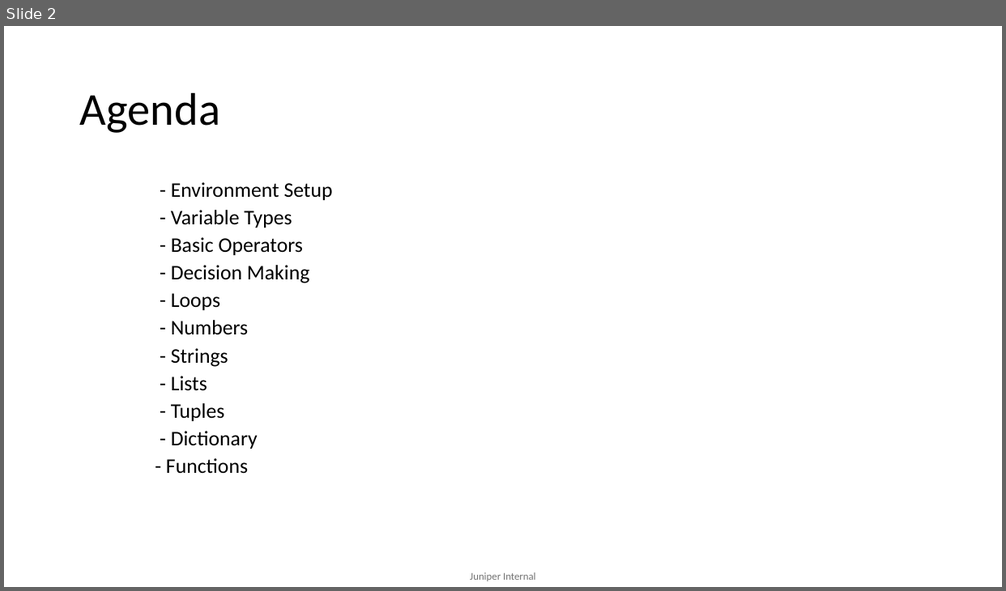
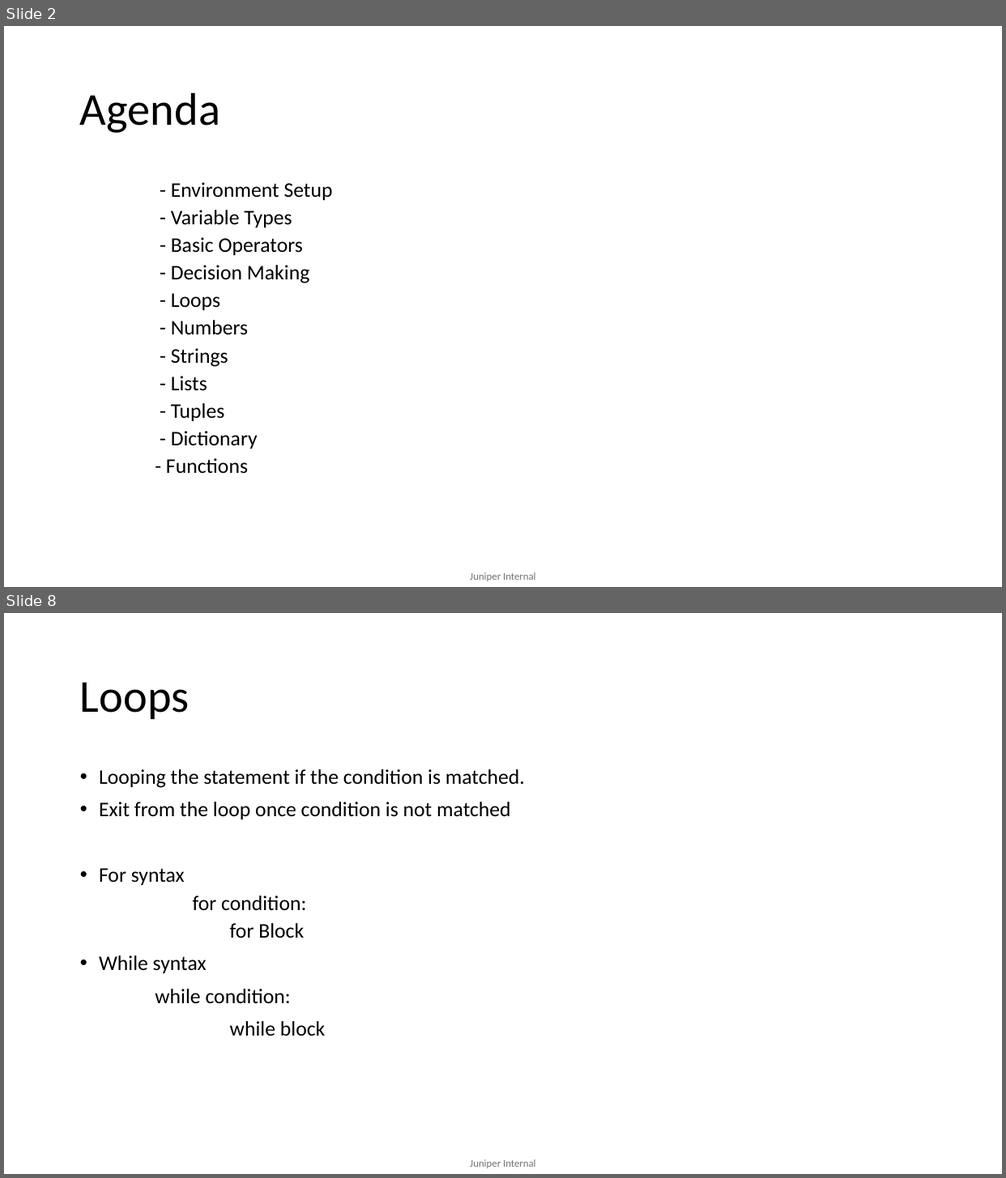
Before and after one commit to mdsathees/python, a slide deck: Python.pptx. Shown one above the other, each under a label of ours: slide 2 before the commit, slides 2 and 8 after it; the slides between them are not shown. The pictures are 1006x591 and 1006x1178 pixels, drawn with LibreOffice and Linux fonts; fonts in the diff are those of the drawing. Boxes give left, top, right and bottom in pixels: in the first picture for what was removed or moved away, otherwise in the second. Text is boxed around its words. In the diff, an @@ line names an element or a change of style, - is before the commit and + after.

```diff
--- a/Python.pptx
+++ b/Python.pptx
@@ slide 8 added at bbox=[4, 613, 1002, 1174], background #FFFFFF; not listed: 1 template element that a slide beside it also shows @@
@@ title added at bbox=[80, 682, 189, 719], 44 pt, text #000000 @@
+Loops
@@ text added at bbox=[99, 769, 525, 1036], 20 pt, text #000000 @@
+• Looping the statement if the condition is matched.
+• Exit from the loop once condition is not matched
+• For syntax
+  for condition:
+    for Block
+• While syntax
+while condition:
+while block
```
Also in this commit, not shown: 4 slides changed, 34 other slides added, 12 slides removed.
